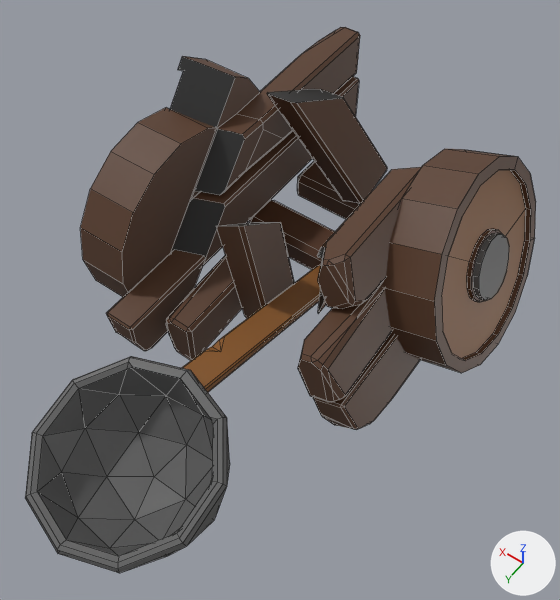
An edit to the Blender file Assets/Art/Blender/Cannons/CatapultBroken.blend, drawn before and after from the same camera.
Rendered twice from a 50 mm camera at (-1.89, 3.45, 4.57) aimed at (-0.05, 0.87, 0.53). Arrows for +X, +Y and +Z are at lower right; the lights stay in place. Mesh edges are drawn as thin lines.

In view in the first picture: 'CatapultBroken'.
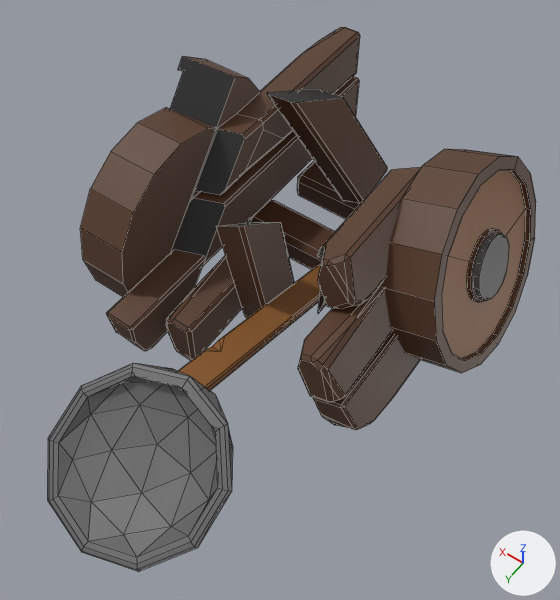
Commit message: Catapult model fix

Changed parts and their boxes (x1, y1, x2, y2) in the pictures (560 x 600 px; the box of a moved part takes in the faces that stretch with it):
'CatapultBroken', reshaped: before (25, 27, 536, 573); after (47, 27, 536, 571)
part 1 of me_catapult_cell_005, moved or reshaped: before (25, 356, 230, 573); after (47, 363, 233, 571)

The change in detail:
me_catapult_cell_005 has 2585 vertices, 695 faces and spans x -1.31..1.5, y -1.32..2.91, z -0.13..1.42.
me_catapult_cell_005 is used by ob_catapultbroken; location (0.0, 0.0, 0.0).
me_catapult_cell_005 part 1: the loose piece of 75 vertices spanning x -0.59..0.59, y 1.72..2.91, z -0.06..0.73 is multiplied about its middle by the matrix ((1.0, 0.0, 0.0), (0.0, 0.922, 0.088), (0.0, -0.388, 0.209)), then moved by (0.0, -0.07, 0.0).
